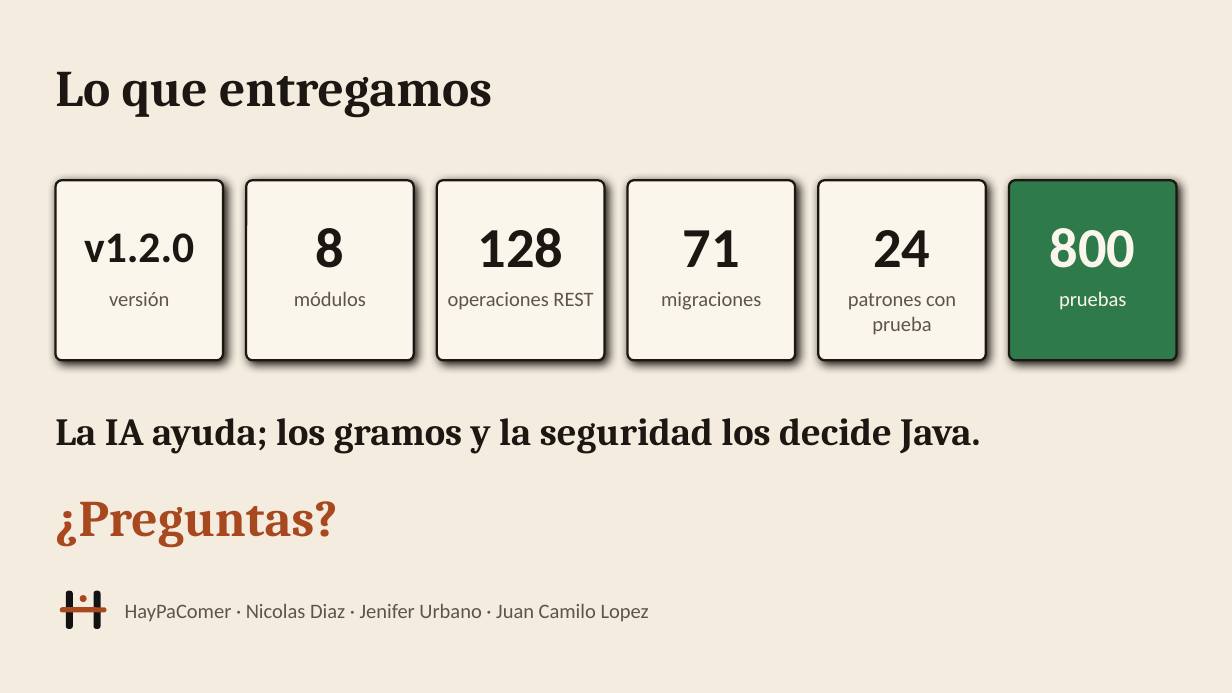
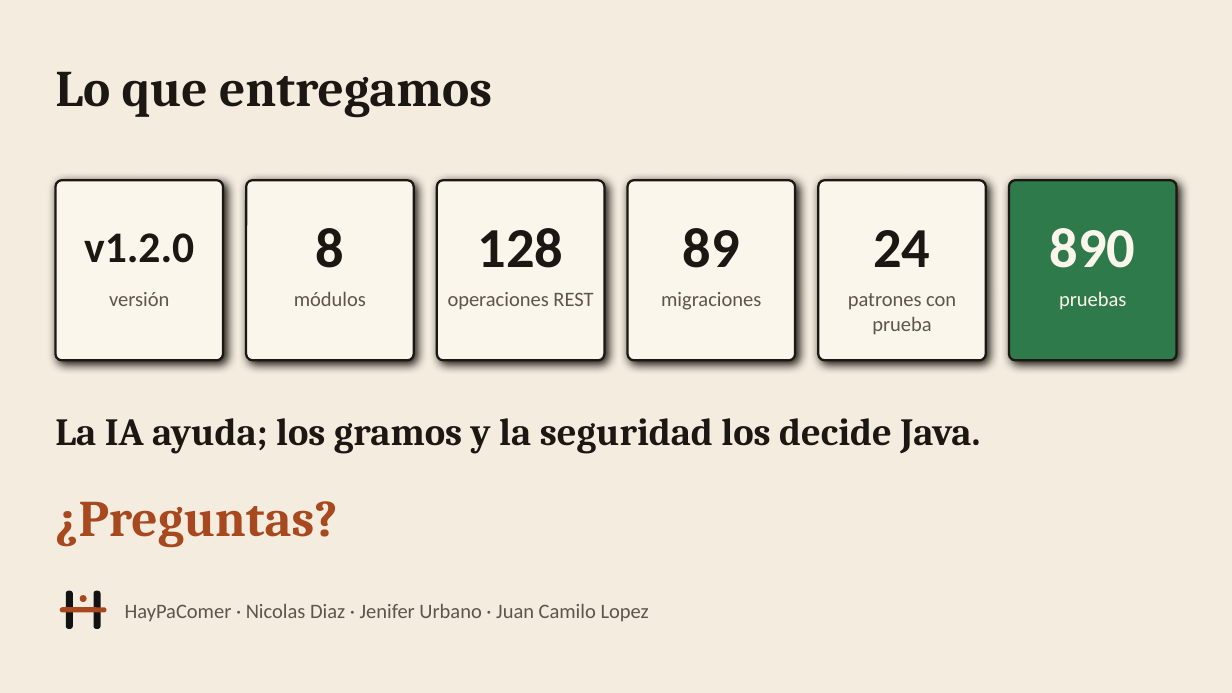
Before and after one commit to NicoalsD/HayPaComer-docs, a slide deck: slide 28 of presentacion/HayPaComer - Presentacion (sprint 4).pptx. Drawn at 1232x693 pixels with LibreOffice and Linux fonts; fonts in the diff are those of the drawing. Boxes give left, top, right and bottom in pixels: in the first picture for what was removed or moved away, otherwise in the second. Text is boxed around its words. In the diff, an @@ line names an element or a change of style, - is before the commit and + after.

```diff
--- a/presentacion/HayPaComer - Presentacion (sprint 4).pptx
+++ b/presentacion/HayPaComer - Presentacion (sprint 4).pptx
@@ text at bbox=[683, 228, 740, 268]: text changed @@
-71
+89
@@ text at bbox=[1050, 228, 1136, 268]: text changed @@
-800
+890
```
Also in this commit, not shown: 2 other slides changed, 1 other file.
